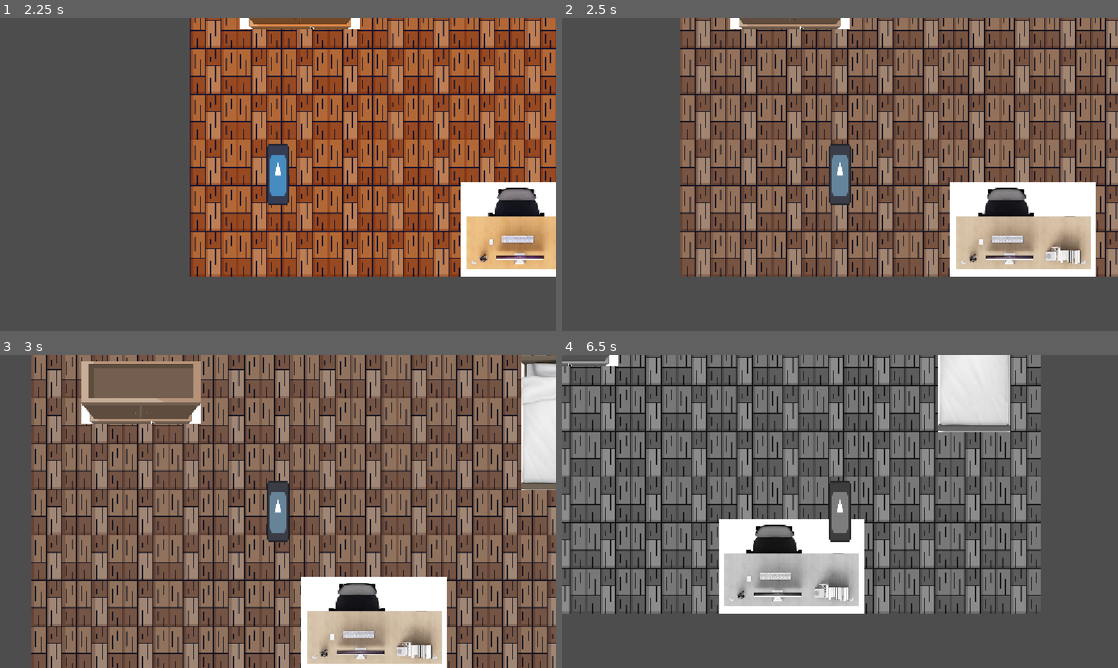
Above: before the commit, frames 1-4 (two rows, left to right).
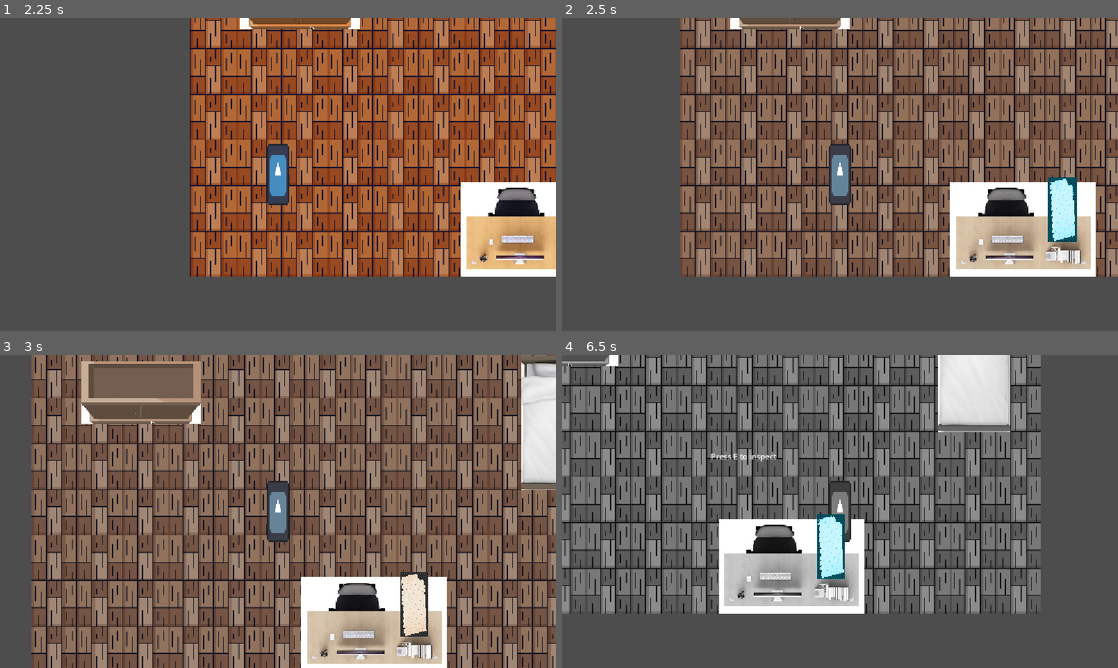
Above: after the commit, the same moments.

Repository: mohm-hyd/GoingToSchool
Game: Godot game, scene res://bedroom.tscn
The game is run twice, just before and just after one commit, with the same random seed, the same clock (stepped at 60 frames per second) and the same inputs. The engine's default icon, where the game draws it, is replaced by a stand-in: a white triangle on a blue panel in a dark square.
Inputs:
- Up to frame 1 (2.25 s): tap Enter at 0.5 s; hold Right (move_right) 0.53-1.28 s; hold E (interact) 0.53-1.28 s; tap Space (toggle_grayscale) at 0.8, 1.35 s; hold Down (move_down) 1.28-2.03 s; tap E (interact) at 1.55 s; hold Right (move_right) from 2.03 s (still down); hold E (interact) from 2.03 s (still down)
- Up to frame 2 (2.5 s): keep holding Right (move_right); keep holding E (interact); tap Space (toggle_grayscale) at 2.3 s
- Up to frame 3 (3 s): release Right (move_right) at 2.78 s; release E (interact) at 2.78 s; hold Up (move_up) from 2.78 s (still down); tap Space (toggle_grayscale) at 2.85 s
- Up to frame 4 (6.5 s): tap E (interact) at 3.05, 4.55, 6.05 s; release Up (move_up) at 3.53 s; hold E (interact) 3.53-4.28 s; hold Left (move_left) 3.53-5.03 s; tap Space (toggle_grayscale) at 3.8, 4.35, 5, 5.3, 5.85 s; hold Down (move_down) 5.03-5.78 s; hold E (interact) 5.03-5.78 s; hold Right (move_right) from 5.78 s (still down)

Frame 1 is identical in both runs. In frame 2, 1.1% of the frame differs, in the area x 87-93%, y 50-72%; in frame 3, 1.0%; in frame 4, 1.2%, in the area x 26-51%, y 31-72%.

Commit message:
added ClueObject pulse and interaction prompt on grayscale_toggle

Diff:
--- /dev/null
+++ b/bedroom.gdshader
@@ -0,0 +1,37 @@
+shader_type canvas_item;
+
+void vertex() {
+	// Called for every vertex the material is visible on.
+}
+
+render_mode unshaded;
+
+uniform float fade_amount : hint_range(0.0, 1.0) = 0.0;
+
+uniform sampler2D screen_texture :
+    hint_screen_texture, repeat_disable, filter_nearest;
+
+void fragment() {
+    vec4 color = textureLod(screen_texture, SCREEN_UV, 0.0);
+
+    if (color.a > 0.0001) {
+        color.rgb /= color.a;
+    }
+
+    float luminance = dot(
+        color.rgb,
+        vec3(0.299, 0.587, 0.114)
+    );
+
+    vec3 grayscale = vec3(luminance);
+
+    color.rgb = mix(color.rgb, grayscale, fade_amount);
+
+    COLOR *= color;
+}
+
+
+//void light() {
+//	// Called for every pixel for every light affecting the CanvasItem.
+//	// Uncomment to replace the default light processing function with this one.
+//}
--- a/bedroom.tscn
+++ b/bedroom.tscn
@@ -1,11 +1,18 @@
 [gd_scene format=4 uid="uid://d1wycq0ylykwr"]
 
+[ext_resource type="Shader" uid="uid://llw0dh4vxrud" path="res://bedroom.gdshader" id="1_885xx"]
 [ext_resource type="Texture2D" uid="uid://byx8503ingo0v" path="res://art/woodFloor.png" id="1_iw0c1"]
 [ext_resource type="Texture2D" uid="uid://bch3jfcjbxu40" path="res://art/bed.png" id="2_ui2oe"]
 [ext_resource type="Texture2D" uid="uid://drlwiuhvdotb2" path="res://art/desk.jpg" id="3_o412v"]
 [ext_resource type="Texture2D" uid="uid://dm4v1fx7ir4ns" path="res://art/wardrobe.png" id="4_6d2g4"]
 [ext_resource type="PackedScene" uid="uid://ckudr8chj1kgo" path="res://player.tscn" id="5_o412v"]
 [ext_resource type="PackedScene" uid="uid://b2re21ybqiky7" path="res://ghost_vision.tscn" id="6_6d2g4"]
+[ext_resource type="PackedScene" uid="uid://bk8jgpmdqbih2" path="res://clue_object.tscn" id="7_j12bj"]
+[ext_resource type="PackedScene" uid="uid://djf7keuxeyyoh" path="res://ui.tscn" id="9_4ken1"]
+
+[sub_resource type="ShaderMaterial" id="ShaderMaterial_onrkg"]
+shader = ExtResource("1_885xx")
+shader_parameter/fade_amount = 0.0
 
 [sub_resource type="TileSetAtlasSource" id="TileSetAtlasSource_iw0c1"]
 texture = ExtResource("1_iw0c1")
@@ -424,6 +431,7 @@
 [node name="Bedroom" type="Node2D" unique_id=1185810557]
 
 [node name="World" type="CanvasGroup" parent="." unique_id=1508815095]
+material = SubResource("ShaderMaterial_onrkg")
 
 [node name="Floor" type="TileMapLayer" parent="World" unique_id=1028428313]
 scale = Vector2(0.3, 0.3)
@@ -472,18 +480,21 @@
 
 [node name="Player" parent="World" unique_id=1572405853 instance=ExtResource("5_o412v")]
 
-[node name="ClueObjects" type="Node2D" parent="." unique_id=1271287648]
-
-[node name="DeskNote" type="Area2D" parent="ClueObjects" unique_id=1525439476]
-
-[node name="Sprite2D" type="Sprite2D" parent="ClueObjects/DeskNote" unique_id=1134922796]
-
-[node name="CollisionShape2D" type="CollisionShape2D" parent="ClueObjects/DeskNote" unique_id=437786869]
-
-[node name="GPUParticles2D" type="GPUParticles2D" parent="ClueObjects/DeskNote" unique_id=1835746799]
+[node name="ClueObjects" type="Node2D" parent="." unique_id=12520825]
+
+[node name="Note" parent="ClueObjects" unique_id=1185403542 instance=ExtResource("7_j12bj")]
+position = Vector2(794, 522.99994)
+scale = Vector2(0.059460595, 0.13522395)
 
 [node name="Door" type="StaticBody2D" parent="." unique_id=1397144151]
 position = Vector2(5, 549)
 physics_material_override = SubResource("PhysicsMaterial_ui2oe")
 
 [node name="GhostVision" parent="." unique_id=1856865992 instance=ExtResource("6_6d2g4")]
+
+[node name="ColorRect" parent="GhostVision" index="0" unique_id=1797916957 node_paths=PackedStringArray("world")]
+world = NodePath("../../World")
+
+[node name="UI" parent="." unique_id=17427004 instance=ExtResource("9_4ken1")]
+
+[editable path="GhostVision"]
--- /dev/null
+++ b/clue_object.gd
@@ -0,0 +1,45 @@
+extends Area2D
+
+@onready var highlight: Sprite2D = $Highlight
+
+var discovered := false
+var ghost_vision_active := false
+
+func _ready() -> void:
+	add_to_group("clue_objects")
+	highlight.visible = false
+
+func set_ghost_vision_active(active: bool) -> void:
+	ghost_vision_active = active
+	highlight.visible = active
+
+	if active and not discovered:
+		discovered = true
+		play_discovery_pulse()
+
+func play_discovery_pulse() -> void:
+	highlight.scale = Vector2.ONE * 0.5
+	highlight.modulate.a = 1.0
+
+	var tween := create_tween()
+	tween.tween_property(
+		highlight,
+		"scale",
+		Vector2.ONE * 1.4,
+		0.25
+	).set_trans(Tween.TRANS_BACK).set_ease(Tween.EASE_OUT)
+
+	tween.tween_property(
+		highlight,
+		"scale",
+		Vector2.ONE,
+		0.15
+	)
+func can_interact() -> bool:
+	return discovered
+
+func interact() -> void:
+	if not can_interact():
+		return
+
+	print("You inspect the clue.")
--- /dev/null
+++ b/clue_object.tscn
@@ -0,0 +1,26 @@
+[gd_scene format=3 uid="uid://bk8jgpmdqbih2"]
+
+[ext_resource type="Script" uid="uid://hl37x6lhkdsh" path="res://clue_object.gd" id="1_2ohoc"]
+[ext_resource type="Texture2D" uid="uid://djukn87ldbmgl" path="res://art/note.jpg" id="1_t4x4c"]
+[ext_resource type="Texture2D" uid="uid://dne6ugrlxk5og" path="res://art/blue_note.png" id="2_2ohoc"]
+
+[sub_resource type="CapsuleShape2D" id="CapsuleShape2D_kd8bc"]
+radius = 771.3279
+height = 1704.3857
+
+[node name="ClueObject" type="Area2D" unique_id=1185403542]
+scale = Vector2(0.14963612, 0.1737401)
+script = ExtResource("1_2ohoc")
+metadata/_edit_group_ = true
+
+[node name="CollisionShape2D" type="CollisionShape2D" parent="." unique_id=227132675]
+scale = Vector2(-1.074351, -0.94983816)
+shape = SubResource("CapsuleShape2D_kd8bc")
+debug_color = Color(0.1619797, 0.6225108, 0.48174596, 0.41960785)
+
+[node name="Sprite2D" type="Sprite2D" parent="." unique_id=235740605]
+texture = ExtResource("1_t4x4c")
+
+[node name="Highlight" type="Sprite2D" parent="." unique_id=816449145]
+visible = false
+texture = ExtResource("2_2ohoc")
--- a/ghost_vision_rect.gd
+++ b/ghost_vision_rect.gd
@@ -1,40 +1,79 @@
 extends ColorRect
 
+
 @export var transition_duration: float = 0.5
+
+@export var world: CanvasGroup
 
 var grayscale_active: bool = false
 var current_tween: Tween
 
 func _ready() -> void:
-	# Start at 0.0 (completely full color)
-	material.set_shader_parameter("fade_amount", 0.0)
-	# material.set_shader_parameter("is_grayscale", grayscale_active)
+	world.material.set_shader_parameter(
+		"fade_amount",
+		0.0
+	)
 
 func _unhandled_input(event: InputEvent) -> void:
-	# Listens globally for your Input Map action
 	if event.is_action_pressed("toggle_grayscale"):
 		toggle_grayscale()
+	for clue in get_tree().get_nodes_in_group("clue_objects"):
+		clue.set_ghost_vision_active(grayscale_active)
 
 func toggle_grayscale() -> void:
-
 	grayscale_active = !grayscale_active
 
-	# Determine our target value based on the toggle state
-	var target_fade: float = 1.0 if grayscale_active else 0.0
+	var target_fade: float = (
+		1.0 if grayscale_active else 0.0
+	)
 
-	# If a tween is already running (e.g., spamming the E key), cancel it safely
 	if current_tween and current_tween.is_valid():
 		current_tween.kill()
 
-	# Create a brand new tween
 	current_tween = create_tween()
 
-	# Smoothly animate the "fade_amount" parameter on our material
 	current_tween.tween_property(
-		material,
+		world.material,
 		"shader_parameter/fade_amount",
 		target_fade,
 		transition_duration
 	).set_trans(Tween.TRANS_SINE).set_ease(Tween.EASE_OUT)
+
+#@export var transition_duration: float = 0.5
+
+#var grayscale_active: bool = false
+#var current_tween: Tween
+
+#func _ready() -> void:
+#	pass
+	# Start at 0.0 (completely full color)
+	#material.set_shader_parameter("fade_amount", 0.0)
+	# material.set_shader_parameter("is_grayscale", grayscale_active)
+
+#func _unhandled_input(event: InputEvent) -> void:
+	# Listens globally for your Input Map action
+	#if event.is_action_pressed("toggle_grayscale"):
+	#	toggle_grayscale()
+
+#func toggle_grayscale() -> void:
+
+#	grayscale_active = !grayscale_active
+
+	# Determine our target value based on the toggle state
+#	var target_fade: float = 1.0 if grayscale_active else 0.0
+
+	# If a tween is already running (e.g., spamming the E key), cancel it safely
+#	if current_tween and current_tween.is_valid():
+#		current_tween.kill()
+
+	# Create a brand new tween
+#	current_tween = create_tween()
+
+	# Smoothly animate the "fade_amount" parameter on our material
+#		material,
+#		"shader_parameter/fade_amount",
+#		target_fade,
+#		transition_duration
+#	).set_trans(Tween.TRANS_SINE).set_ease(Tween.EASE_OUT)
 	# TRANS_SINE and EASE_OUT give it a very clean, smooth deceleration
 	# material.set_shader_parameter("is_grayscale", grayscale_active)
--- a/player.gd
+++ b/player.gd
@@ -1,4 +1,24 @@
 extends CharacterBody2D
+
+@onready var interaction_area: Area2D = $InteractionArea
+@onready var interaction_prompt: Label = \
+	$"../../UI/InteractionPrompt"
+
+var nearby_clue: Area2D = null
+
+func _process(_delta: float) -> void:
+	nearby_clue = null
+
+	for area in interaction_area.get_overlapping_areas():
+		if area.is_in_group("clue_objects") and area.can_interact():
+			nearby_clue = area
+			break
+
+	interaction_prompt.visible = nearby_clue != null
+
+func _unhandled_input(event: InputEvent) -> void:
+	if event.is_action_pressed("interact") and nearby_clue != null:
+		nearby_clue.interact()
 
 func _physics_process(delta: float) -> void:
 	var direction = Input.get_vector("move_left","move_right","move_up","move_down")
--- a/ui.tscn
+++ b/ui.tscn
@@ -7,3 +7,12 @@
 anchor_bottom = 1.0
 grow_horizontal = 2
 grow_vertical = 2
+
+[node name="InteractionPrompt" type="Label" parent="." unique_id=2070763363]
+visible = false
+layout_mode = 0
+offset_left = 545.0
+offset_top = 324.0
+offset_right = 680.0
+offset_bottom = 347.0
+text = "Press E to inspect"
Binary file added: art/blue_note.png
Not shown, added: art/blue_note.png.import
Binary file added: art/note.jpg
Not shown, added: art/note.jpg.import
Not shown, added: bedroom.gdshader.uid
Not shown, added: clue_object.gd.uid
